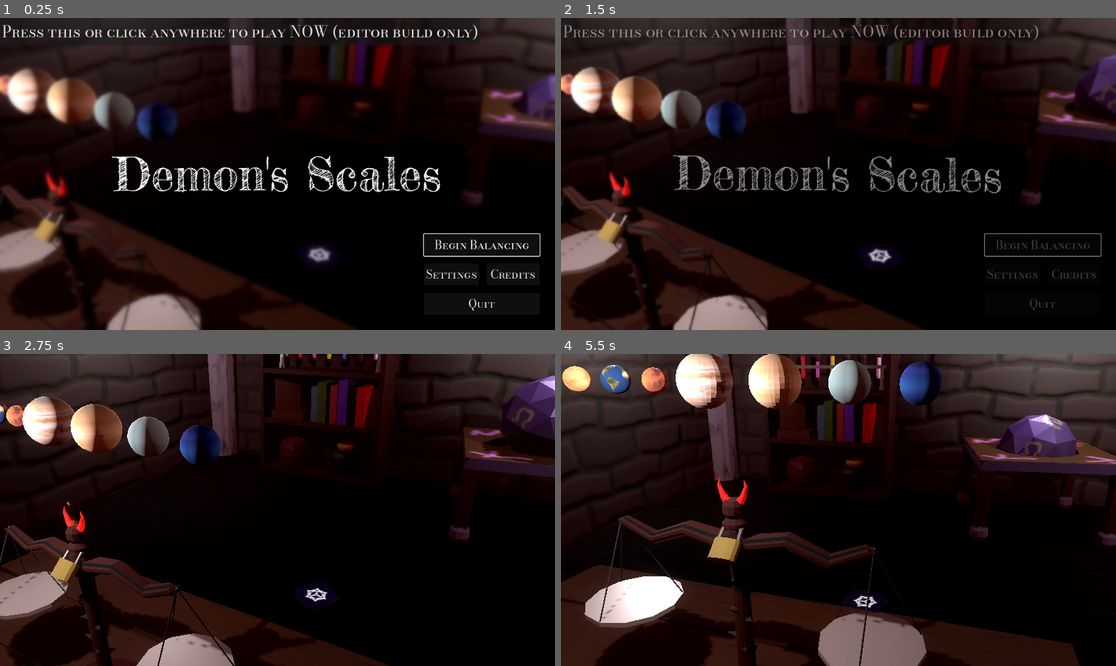
Above: before the commit, frames 1-4 (two rows, left to right).
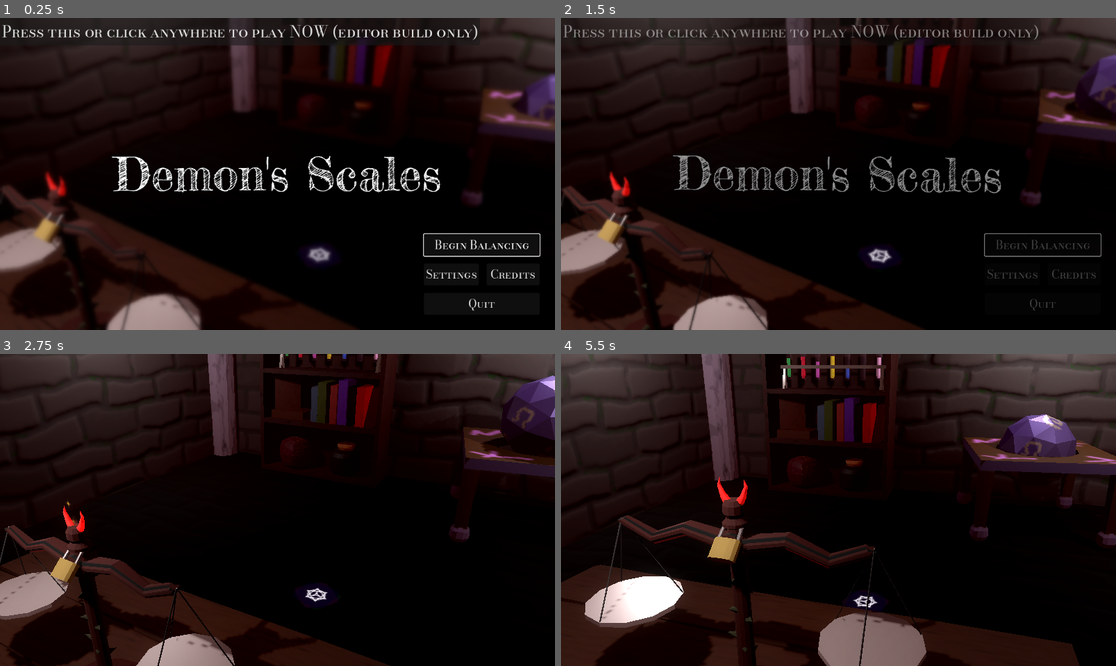
Above: after the commit, the same moments.

Repository: camd67/scale-game
Game: Godot game, scene res://scene/main/main.tscn
Two runs of this game, one before a commit and one after it. Both use one fixed random seed, a clock stepped at 60 frames per second and the inputs below. Sound files missing from this copy of the repository are replaced by a short silence.
Inputs (mouse positions are in pixels of both pictures, inside the frame that each line leads up to):
- Up to frame 1 (0.25 s): no input
- Up to frame 2 (1.5 s): click "Begin Balancing" at 0.5 s; move the mouse to (960, 158) at 1.27 s; click (960, 158) at 1.42 s
- Up to frame 3 (2.75 s): drag from (166, 525) to (249, 572) at 2.02 s
- Up to frame 4 (5.5 s): move the mouse to (894, 441) at 2.77 s; click (894, 441) at 2.92 s; drag from (810, 572) to (672, 463) at 3.52 s; move the mouse to (1005, 556) at 4.27 s; click (1005, 556) at 4.42 s; drag from (672, 463) to (755, 432) at 5.02 s

The runs differ from the first frame. In frame 1, 3.3% of the frame differs, in the area x 0-33%, y 15-39%; in frame 2, 3.3%; in frame 3, 3.5%; in frame 4, 5.2%, in the area x 0-69%, y 0-18%.

Commit message:
Cleanup planets and project name

Diff:
--- a/project.godot
+++ b/project.godot
@@ -14,7 +14,7 @@
 
 [application]
 
-config/name="scale-game"
+config/name="Demon's Scales"
 run/main_scene="res://scene/main/main.tscn"
 config/features=PackedStringArray("4.3", "GL Compatibility")
 boot_splash/bg_color=Color(0.26, 0.1716, 0.1716, 1)
--- a/scene/sun/ordered_planets.gd
+++ b/scene/sun/ordered_planets.gd
@@ -6,19 +6,24 @@
 func _ready() -> void:
 	GameEvents.planet_levels_started.connect(on_planet_levels_started)
 	GameEvents.planet_levels_finished.connect(on_planet_levels_finished)
+	$Position.visible = false
 
 
 func on_planet_levels_started() -> void:
 	var position_node := $Position as Node3D
+	position_node.visible = true
 
 	var tween := create_tween()
 	tween.bind_node(position_node)
-	tween.tween_property(position_node, "global_position:y", position_node.global_position.y - lowered_amount, 2)
+	tween.tween_property(position_node, "global_position:y", position_node.global_position.y - lowered_amount, 2)\
+		.set_ease(Tween.EASE_IN_OUT).set_trans(Tween.TRANS_BACK)
 
 
 func on_planet_levels_finished() -> void:
 	var position_node := $Position as Node3D
+	position_node.visible = false
 
 	var tween := create_tween()
 	tween.bind_node(position_node)
-	tween.tween_property(position_node, "global_position:y", position_node.global_position.y + lowered_amount, 2)
+	tween.tween_property(position_node, "global_position:y", position_node.global_position.y + lowered_amount, 2)\
+		.set_ease(Tween.EASE_IN_OUT).set_trans(Tween.TRANS_BACK)
--- a/scene/sun/ordered_planets.tscn
+++ b/scene/sun/ordered_planets.tscn
@@ -10,6 +10,213 @@
 [ext_resource type="ArrayMesh" uid="uid://b3b5fe0sdiclv" path="res://asset/planet_meshes/uranus/uranus.res" id="7_1lxe4"]
 [ext_resource type="ArrayMesh" uid="uid://d7bjuh0gg1lj" path="res://asset/planet_meshes/neptune/neptune.res" id="8_5j1po"]
 
+[sub_resource type="Animation" id="Animation_bdjpb"]
+resource_name = "default"
+length = 60.0
+loop_mode = 1
+step = 1.0
+tracks/0/type = "value"
+tracks/0/imported = false
+tracks/0/enabled = true
+tracks/0/path = NodePath("Position/Mercury:rotation")
+tracks/0/interp = 1
+tracks/0/loop_wrap = true
+tracks/0/keys = {
+"times": PackedFloat32Array(0, 60),
+"transitions": PackedFloat32Array(1, 1),
+"update": 0,
+"values": [Vector3(0, 0, 0), Vector3(0, 12.5664, 0)]
+}
+tracks/1/type = "value"
+tracks/1/imported = false
+tracks/1/enabled = true
+tracks/1/path = NodePath("Position/Venus:rotation")
+tracks/1/interp = 1
+tracks/1/loop_wrap = true
+tracks/1/keys = {
+"times": PackedFloat32Array(0, 60),
+"transitions": PackedFloat32Array(1, 1),
+"update": 0,
+"values": [Vector3(0, 0, 0), Vector3(0, 6.28668, 0)]
+}
+tracks/2/type = "value"
+tracks/2/imported = false
+tracks/2/enabled = true
+tracks/2/path = NodePath("Position/Earth:rotation")
+tracks/2/interp = 1
+tracks/2/loop_wrap = true
+tracks/2/keys = {
+"times": PackedFloat32Array(0, 60),
+"transitions": PackedFloat32Array(1, 1),
+"update": 0,
+"values": [Vector3(0, 0, 0), Vector3(0, 18.8496, 0)]
+}
+tracks/3/type = "value"
+tracks/3/imported = false
+tracks/3/enabled = true
+tracks/3/path = NodePath("Position/Mars:rotation")
+tracks/3/interp = 1
+tracks/3/loop_wrap = true
+tracks/3/keys = {
+"times": PackedFloat32Array(0, 60),
+"transitions": PackedFloat32Array(1, 1),
+"update": 0,
+"values": [Vector3(0, 0, 0), Vector3(0, 6.29017, 0)]
+}
+tracks/4/type = "value"
+tracks/4/imported = false
+tracks/4/enabled = true
+tracks/4/path = NodePath("Position/Jupiter:rotation")
+tracks/4/interp = 1
+tracks/4/loop_wrap = true
+tracks/4/keys = {
+"times": PackedFloat32Array(0, 60),
+"transitions": PackedFloat32Array(1, 1),
+"update": 0,
+"values": [Vector3(0, 0, 0), Vector3(0, -6.28319, 0)]
+}
+tracks/5/type = "value"
+tracks/5/imported = false
+tracks/5/enabled = true
+tracks/5/path = NodePath("Position/Saturn:rotation")
+tracks/5/interp = 1
+tracks/5/loop_wrap = true
+tracks/5/keys = {
+"times": PackedFloat32Array(0, 60),
+"transitions": PackedFloat32Array(1, 1),
+"update": 0,
+"values": [Vector3(0, 0, 0), Vector3(0, 6.28319, 0)]
+}
+tracks/6/type = "value"
+tracks/6/imported = false
+tracks/6/enabled = true
+tracks/6/path = NodePath("Position/Uranus:rotation")
+tracks/6/interp = 1
+tracks/6/loop_wrap = true
+tracks/6/keys = {
+"times": PackedFloat32Array(0, 60),
+"transitions": PackedFloat32Array(1, 1),
+"update": 0,
+"values": [Vector3(0, 0, 0), Vector3(0, 6.28319, 0)]
+}
+tracks/7/type = "value"
+tracks/7/imported = false
+tracks/7/enabled = true
+tracks/7/path = NodePath("Position/Neptune:rotation")
+tracks/7/interp = 1
+tracks/7/loop_wrap = true
+tracks/7/keys = {
+"times": PackedFloat32Array(0, 60),
+"transitions": PackedFloat32Array(1, 1),
+"update": 0,
+"values": [Vector3(0, 0, 0), Vector3(0, -6.28319, 0)]
+}
+
+[sub_resource type="Animation" id="Animation_eipwn"]
+length = 0.001
+tracks/0/type = "value"
+tracks/0/imported = false
+tracks/0/enabled = true
+tracks/0/path = NodePath("Position/Mercury:rotation")
+tracks/0/interp = 1
+tracks/0/loop_wrap = true
+tracks/0/keys = {
+"times": PackedFloat32Array(0),
+"transitions": PackedFloat32Array(1),
+"update": 0,
+"values": [Vector3(0, 0, 0)]
+}
+tracks/1/type = "value"
+tracks/1/imported = false
+tracks/1/enabled = true
+tracks/1/path = NodePath("Position/Venus:rotation")
+tracks/1/interp = 1
+tracks/1/loop_wrap = true
+tracks/1/keys = {
+"times": PackedFloat32Array(0),
+"transitions": PackedFloat32Array(1),
+"update": 0,
+"values": [Vector3(0, 0, 0)]
+}
+tracks/2/type = "value"
+tracks/2/imported = false
+tracks/2/enabled = true
+tracks/2/path = NodePath("Position/Earth:rotation")
+tracks/2/interp = 1
+tracks/2/loop_wrap = true
+tracks/2/keys = {
+"times": PackedFloat32Array(0),
+"transitions": PackedFloat32Array(1),
+"update": 0,
+"values": [Vector3(0, 0, 0)]
+}
+tracks/3/type = "value"
+tracks/3/imported = false
+tracks/3/enabled = true
+tracks/3/path = NodePath("Position/Mars:rotation")
+tracks/3/interp = 1
+tracks/3/loop_wrap = true
+tracks/3/keys = {
+"times": PackedFloat32Array(0),
+"transitions": PackedFloat32Array(1),
+"update": 0,
+"values": [Vector3(0, 0, 0)]
+}
+tracks/4/type = "value"
+tracks/4/imported = false
+tracks/4/enabled = true
+tracks/4/path = NodePath("Position/Jupiter:rotation")
+tracks/4/interp = 1
+tracks/4/loop_wrap = true
+tracks/4/keys = {
+"times": PackedFloat32Array(0),
+"transitions": PackedFloat32Array(1),
+"update": 0,
+"values": [Vector3(0, 0, 0)]
+}
+tracks/5/type = "value"
+tracks/5/imported = false
+tracks/5/enabled = true
+tracks/5/path = NodePath("Position/Saturn:rotation")
+tracks/5/interp = 1
+tracks/5/loop_wrap = true
+tracks/5/keys = {
+"times": PackedFloat32Array(0),
+"transitions": PackedFloat32Array(1),
+"update": 0,
+"values": [Vector3(0, 0, 0)]
+}
+tracks/6/type = "value"
+tracks/6/imported = false
+tracks/6/enabled = true
+tracks/6/path = NodePath("Position/Uranus:rotation")
+tracks/6/interp = 1
+tracks/6/loop_wrap = true
+tracks/6/keys = {
+"times": PackedFloat32Array(0),
+"transitions": PackedFloat32Array(1),
+"update": 0,
+"values": [Vector3(0, 0, 0)]
+}
+tracks/7/type = "value"
+tracks/7/imported = false
+tracks/7/enabled = true
+tracks/7/path = NodePath("Position/Neptune:rotation")
+tracks/7/interp = 1
+tracks/7/loop_wrap = true
+tracks/7/keys = {
+"times": PackedFloat32Array(0),
+"transitions": PackedFloat32Array(1),
+"update": 0,
+"values": [Vector3(0, 0, 0)]
+}
+
+[sub_resource type="AnimationLibrary" id="AnimationLibrary_nyy2i"]
+_data = {
+"RESET": SubResource("Animation_eipwn"),
+"default": SubResource("Animation_bdjpb")
+}
+
 [node name="OrderedPlanets" type="Node3D"]
 script = ExtResource("1_t5yhk")
 
@@ -53,3 +260,9 @@
 transform = Transform3D(1, 0, 0, 0, 1, 0, 0, 0, 1, 0.958692, 0, 0)
 mesh = ExtResource("8_5j1po")
 skeleton = NodePath("../..")
+
+[node name="AnimationPlayer" type="AnimationPlayer" parent="."]
+libraries = {
+"": SubResource("AnimationLibrary_nyy2i")
+}
+autoplay = "default"
Not shown: 1 places in scene/sun/ordered_planets.tscn that only renumber resources
Not shown, changed: website/description.html
